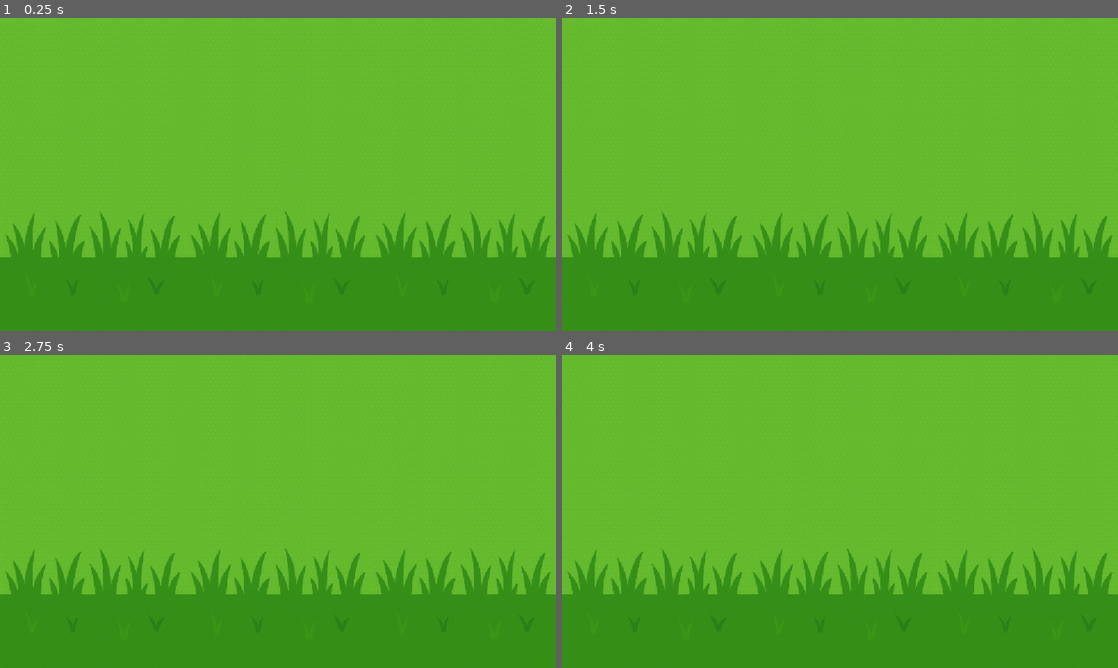
Above: before the commit, frames 1-4 (two rows, left to right).
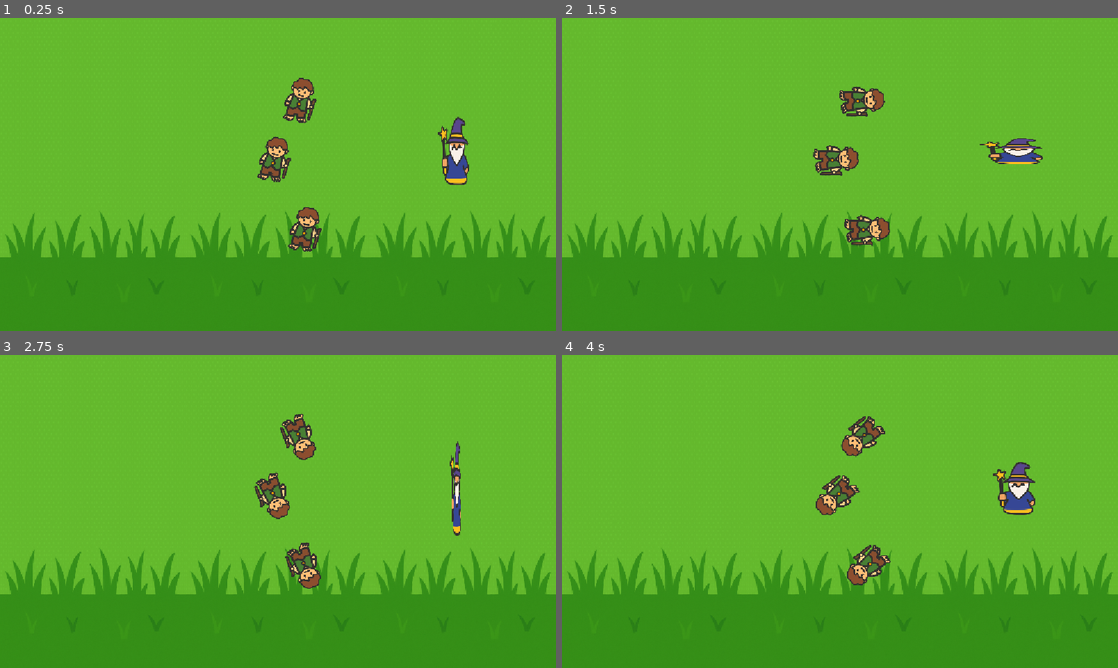
Above: after the commit, the same moments.

Repository: ligarius20fps/kurs-godot
Game: Godot game, scene res://Scenes/World/World.tscn
Two runs of this game, one before a commit and one after it. Both use one fixed random seed, a clock stepped at 60 frames per second and the inputs below.
Inputs:
- Up to frame 1 (0.25 s): no input
- Up to frame 2 (1.5 s): no input
- Up to frame 3 (2.75 s): no input
- Up to frame 4 (4 s): no input

The runs differ from the first frame. In frame 1, 2.6% of the frame differs, in the area x 46-85%, y 19-75%; in frame 2, 2.4%; in frame 3, 2.2%; in frame 4, 2.6%, in the area x 45-86%, y 19-74%.

Commit message:
ludziki są scenami

Diff:
--- /dev/null
+++ b/dice-catcher/Scenes/Hero/Hero.gd
@@ -0,0 +1,10 @@
+extends Node2D
+
+# Called when the node enters the scene tree for the first time.
+func _ready() -> void:
+	pass # Replace with function body.
+
+
+# Called every frame. 'delta' is the elapsed time since the previous frame.
+func _process(delta: float) -> void:
+	rotate(delta)
--- /dev/null
+++ b/dice-catcher/Scenes/Hero/Hero.tscn
@@ -0,0 +1,12 @@
+[gd_scene format=3 uid="uid://bb4mxuh5kl6r3"]
+
+[ext_resource type="Texture2D" uid="uid://cfkw8tenya2gh" path="res://Assets/Hero.png" id="1_1i8wv"]
+[ext_resource type="Script" uid="uid://bi22afxquq1ha" path="res://Scenes/Hero/Hero.gd" id="1_af788"]
+
+[node name="Hero" type="Node2D" unique_id=600294332]
+script = ExtResource("1_af788")
+
+[node name="Hero" type="Sprite2D" parent="." unique_id=1575119389]
+position = Vector2(2, 0)
+scale = Vector2(0.5, 0.5)
+texture = ExtResource("1_1i8wv")
--- /dev/null
+++ b/dice-catcher/Scenes/Wizard/Wizard.gd
@@ -0,0 +1,18 @@
+extends Node2D
+
+const MAX_SCALE = 2
+
+# Called when the node enters the scene tree for the first time.
+func _ready() -> void:
+	pass # Replace with function body.
+
+
+# Called every frame. 'delta' is the elapsed time since the previous frame.
+func _process(delta: float) -> void:
+	var scale_transform = Vector2(transform.x.x, transform.y.y)
+	scale_transform.y += delta
+	if abs(scale_transform.y) >= 2:
+		scale_transform.y = 0
+	scale_transform.x = MAX_SCALE - scale_transform.y
+	transform.x.x = scale_transform.x
+	transform.y.y = scale_transform.y
--- /dev/null
+++ b/dice-catcher/Scenes/Wizard/Wizard.tscn
@@ -0,0 +1,12 @@
+[gd_scene format=3 uid="uid://c5l1du0c0lurg"]
+
+[ext_resource type="Script" uid="uid://cc63ffblv63an" path="res://Scenes/Wizard/Wizard.gd" id="1_si5ek"]
+[ext_resource type="Texture2D" uid="uid://bqt0wq4mk40wn" path="res://Assets/Wizard.png" id="1_ui2fd"]
+
+[node name="Wizard" type="Node2D" unique_id=490389942]
+script = ExtResource("1_si5ek")
+
+[node name="Wizard" type="Sprite2D" parent="." unique_id=759305719]
+position = Vector2(-10, 0)
+scale = Vector2(0.6, 0.6)
+texture = ExtResource("1_ui2fd")
--- a/dice-catcher/Scenes/World/World.tscn
+++ b/dice-catcher/Scenes/World/World.tscn
@@ -1,6 +1,8 @@
 [gd_scene format=3 uid="uid://j4607dm30by6"]
 
 [ext_resource type="Texture2D" uid="uid://dpafuhfubm2do" path="res://Assets/Bg.png" id="1_0nbjp"]
+[ext_resource type="PackedScene" uid="uid://bb4mxuh5kl6r3" path="res://Scenes/Hero/Hero.tscn" id="2_xf6vi"]
+[ext_resource type="PackedScene" uid="uid://c5l1du0c0lurg" path="res://Scenes/Wizard/Wizard.tscn" id="3_ouhkt"]
 
 [node name="World" type="Node" unique_id=668695916]
 
@@ -8,3 +10,15 @@
 texture = ExtResource("1_0nbjp")
 centered = false
 metadata/_edit_lock_ = true
+
+[node name="Hero" parent="." unique_id=600294332 instance=ExtResource("2_xf6vi")]
+position = Vector2(568, 293)
+
+[node name="Hero2" parent="." unique_id=1671881505 instance=ExtResource("2_xf6vi")]
+position = Vector2(632, 438)
+
+[node name="Hero3" parent="." unique_id=605157033 instance=ExtResource("2_xf6vi")]
+position = Vector2(621, 171)
+
+[node name="Wizard" parent="." unique_id=490389942 instance=ExtResource("3_ouhkt")]
+position = Vector2(947, 276)
Not shown, added: dice-catcher/Scenes/Hero/Hero.gd.uid
Not shown, added: dice-catcher/Scenes/Wizard/Wizard.gd.uid
